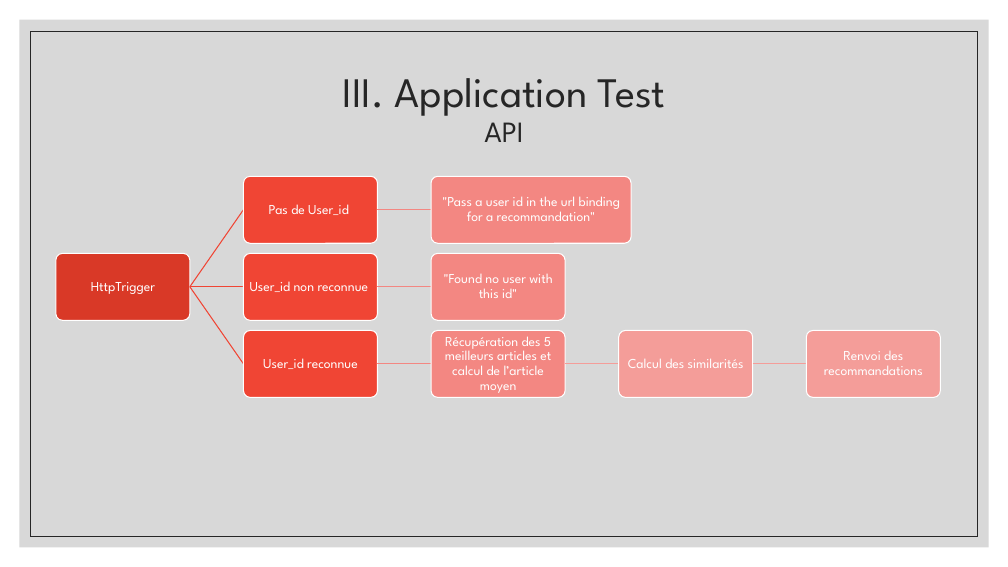
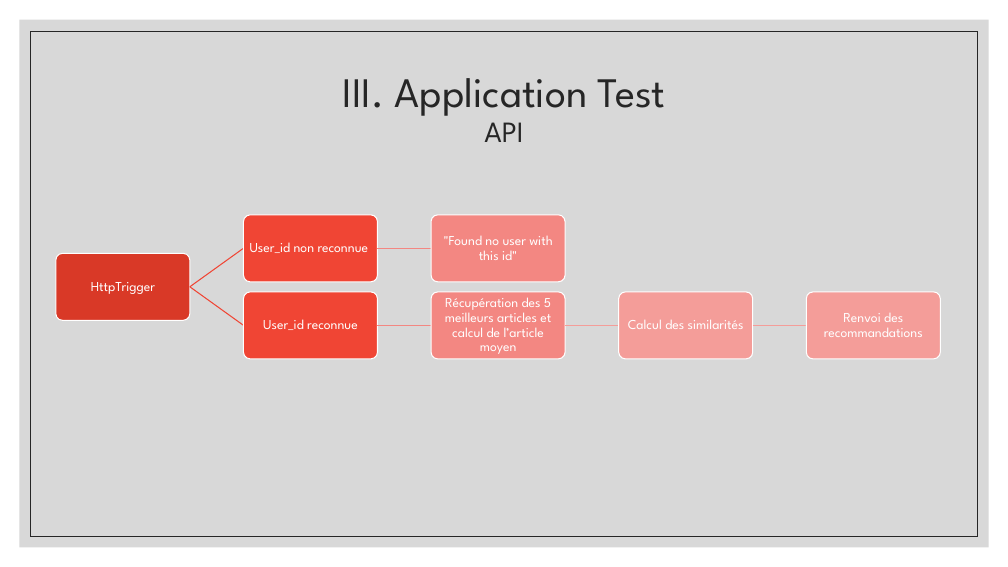
Before and after one commit to AntoninGarret/P9-Logo-Recommandation, a slide deck: slide 11 of Presentation.pptx (slide 12 before the commit). Drawn at 1008x567 pixels with LibreOffice and Linux fonts; fonts in the diff are those of the drawing. Boxes give left, top, right and bottom in pixels: in the first picture for what was removed or moved away, otherwise in the second. Text is boxed around its words. In the diff, an @@ line names an element or a change of style, - is before the commit and + after.

```diff
--- a/Presentation.pptx
+++ b/Presentation.pptx
@@ rounded rectangle: place and size @@
-rounded rectangle at (243,176,377,243)
+rounded rectangle at (243,215,377,282)
@@ freeform shape at (189,247,244,287): rotation 304 to 324 degrees; outline redrawn @@
@@ freeform shape: place and size @@
-freeform shape at (377,209,431,211)
+freeform shape at (377,247,431,250)
@@ freeform shape at (189,286,244,326): rotation 55 to 35 degrees; outline redrawn @@
@@ group removed at (190,176,631,321): 2 texts, 2 rounded rectangles, 2 freeform shapes @@
-Pas de User_id
-"Pass a user id in the url binding for a recommandation"
@@ 6 texts, 5 rounded rectangles, 3 freeform shapes: place and size @@
-6 texts, 5 rounded rectangles, 3 freeform shapes at (243,253,941,398)
+6 texts, 5 rounded rectangles, 3 freeform shapes at (243,215,941,359)
```
Also in this commit, not shown: 5 other slides changed, 1 slide removed, 1 other file.
